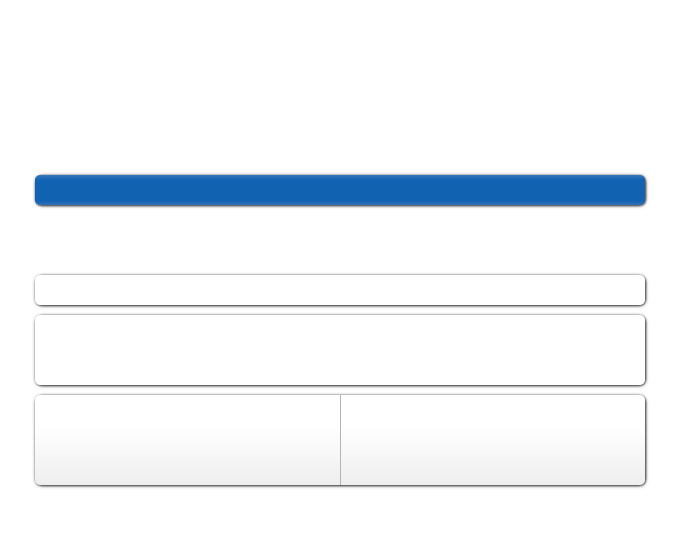
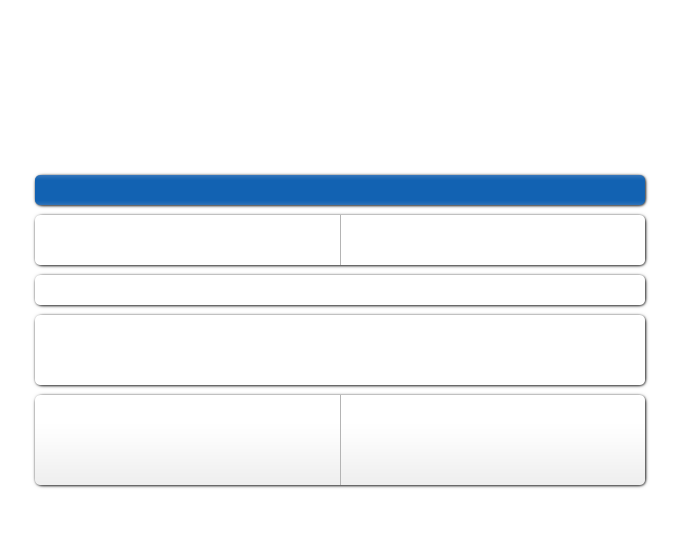
Layered file, before and after one edit (680 x 550). Changes by layer:
painted on "stroke" over [340, 215, 341, 265]
renamed "header widget" to "boxes", painted on it over [35, 215, 645, 269]
